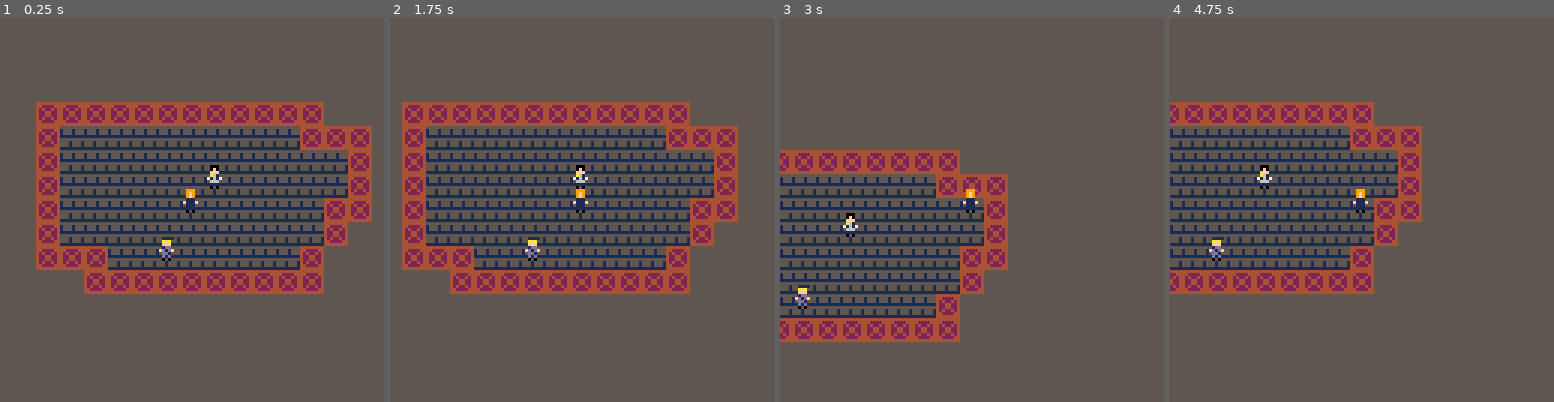
Above: before the commit, frames 1-4 (left to right).
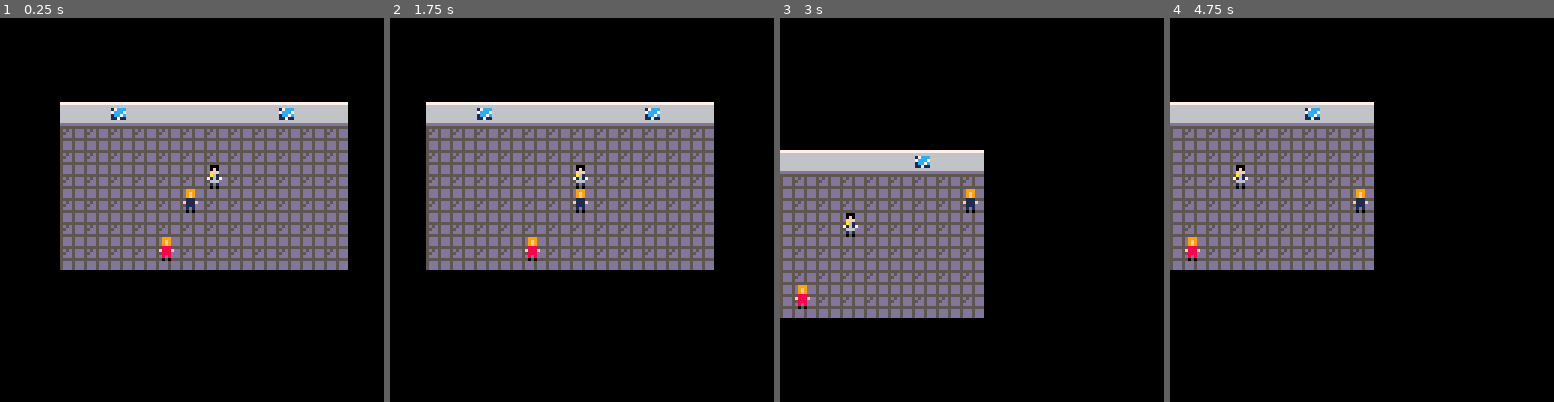
Above: after the commit, the same moments.

Repository: cpiod/mystery-in-amestris
Game: PICO-8 cartridge santa.p8
Two runs of this game, one before a commit and one after it. Both use one fixed random seed, a clock stepped at 60 frames per second and the inputs below.
Inputs:
- Up to frame 1 (0.25 s): no input
- Up to frame 2 (1.75 s): tap O (Z key) at 0.7, 1.7 s; hold Right from 1.6 s (still down)
- Up to frame 3 (3 s): release Right at 2.1 s; tap O (Z key) at 2.1, 2.5, 2.9 s; hold Up 2.15-2.42 s; hold Right from 2.47 s (still down)
- Up to frame 4 (4.75 s): release Right at 3.03 s; hold Left 3.08-3.58 s; tap O (Z key) every 0.4 s from 3.3 to 4.5 s; hold Down 3.63-3.97 s; hold Right 4.02-4.68 s; hold Up from 4.73 s (still down)

The runs differ from the first frame. In frame 1, 91% of the frame differs, in the area x 0-100%, y 0-100%; in frame 2, 91%; in frame 3, 94%; in frame 4, 94%.

Commit message:
Dialog and sprites

Diff:
--- a/santa.p8
+++ b/santa.p8
@@ -20,17 +20,18 @@
  -- 1=mustang
  -- 2=postman
  -- 3=apprentice
- npc={{id=1,x=10,y=3},{id=2,x=8,y=6}}
+ npc={{id=1,x=10,y=3},{id=4,x=8,y=6}}
+	palt(0,false)
+	palt(14,true)
 end
 
 function _draw()
  camx=p.x-60
  camy=p.y-60
  camera(camx,camy)
- cls(5)
-	palt(0,false)
-	palt(14,true)
-	--sspr(32,96,32,32,64,20,64,64,true)
+ cls(0)
+-- rectfill(camx,camy,camx+127,camy+127,0x12)
+ fillp(0)
 
 	map()
 	for n in all(npc) do
@@ -42,8 +43,11 @@
 end
 
 function _update60()
- if(mode==1) update_move()
- if(mode==2) update_diag()
+ if mode==1 then
+  update_move()
+ elseif mode==2 then
+  update_diag()
+ end
 end
 
 function update_diag()
@@ -54,6 +58,10 @@
   if(nb==0 or nb==nil) mode=1 else change_dial()
  end
 end
+
+-- si path>1 et answer!=path -> add bye
+-- si path==1 et pas answer -> no answer
+-- si path==0 -> bye/leave
 
 function change_dial()
  slct=1
@@ -62,7 +70,10 @@
   mode=1
  else
   d,a,path=dall[chat][nb],aall[chat][nb],pall[chat][nb]
-  if(a==nil) a={"bye"}
+  a=a or {}
+  path=path or {}
+  if(#path>1 and #a!=#path) add(a,"bye")
+  if(#path==0) a={"bye"}
  end
 end
 
@@ -97,111 +108,64 @@
  end
 end
 -->8
---dialog
-dmust={"first !\nblabla","you said yes","you said no"}
-dall={dmust}
-amust={{"yes","no","bye"},{"again","bye"}}
-aall={amust}
-pmust={{2,3},{1},{}}
-pall={pmust}
+--dialog system
 slct=1
 
-faces={208,212,216,220}
+faces={80,83,86,89}
+names={"rOY mUSTANG","aMELIA sMITH","oWEN lOCKE","aNNA bERKELEY"}
 -- nb: text id
 -- d=text, list of lines
 -- a=answers, list of lines
 -- s=current selected answers
+function cnt(t)
+ local i=0
+ for n=1,#t do
+  if(sub(t,n,n)=="\n") i+=1
+ end
+ return i
+end
+
 function prt_dial()
- spr(faces[chat],camx+5,camy,4,3)
- local i=0
- for n=1,#d do
-  if(sub(d,n,n)=="\n") i+=1
- end
+ local i=cnt(d)
  for t in all(a) do
-  for n=1,#t do
-   if(sub(t,n,n)=="\n") i+=1
+  i+=cnt(t)
+ end
+ local maxy=8+6*(i+#a)
+ deltay=98-maxy
+ spr(faces[chat],camx+5,camy+deltay,3,3)
+ for i=-1,1 do
+  for j=-1,1 do
+   print(names[chat],camx+30+i,camy+deltay+18+j,0)
   end
  end
- local maxy=8+6*(i+#a)
- rectfill(3+camx,24+camy,125+camx,maxy+camy+24,6)
- rect(3+camx,24+camy,125+camx,maxy+camy+24,7)
- cursor(5+camx,26+camy,0)
+ print(names[chat],camx+30,camy+deltay+18,6)
+ rectfill(3+camx,24+camy+deltay,125+camx,maxy+camy+24+deltay,6) rect(3+camx,24+camy+deltay,125+camx,maxy+camy+24+deltay,7)
+ cursor(5+camx,26+camy+deltay,0)
  print(d)
  for i=1,#a do
   if i==slct then
    color(12)
    print(">"..a[i])
   else
-    color(3)
-    print(" "..a[i])
+   color(13)
+   print(" "..a[i])
   end
  end
-
-end
-…(64 lines of a section not shown)…
+end
+-->8
+-- text
+
+-- prolog
+dpro={"my name is anna berkeley, but\nas a state alchemist i am\nknown as the mud alchemist.","page 2"}
+apro={}
+ppro={{2}}
+
+dmust={"first !\nblabla","you said yes","you said no","and so and so"}
+dall={dmust,{},{},dpro}
+amust={{"yes","no"},{"again"},{},{"why?"}}
+aall={amust,{},{},apro}
+pmust={{2,3,0},{1,0},{4},{1}}
+pall={pmust,{},{},ppro}
 
 
 
@@ -268,14 +232,13 @@
 
 
 __gff__
-0000000000000000000000000000000000000000000000000000000000000000000001000000000000000000000000000000000000000000000000000000000000000000000000000000000000000000000000000000000000000000000000000000000000000000000000000000000000000000000000000000000000000000
+0100000000000000000000000000000000000000000000000000000000000000000001010000000000000000000000000000000000000000000000000000000000000000000000000000000000000000000000000000000000000000000000000000000000000000000000000000000000000000000000000000000000000000
 0000000000000000000000000000000000000000000000000000000000000000000000000000000000000000000000000000000000000000000000000000000000000000000000000000000000000000000000000000000000000000000000000000000000000000000000000000000000000000000000000000000000000000
 __map__
-0000002222222222222222222222220000000000000000000000000000000000000000000000000000000000000000000000000000000000000000000000000000000000000000000000000000000000000000000000000000000000000000000000000000000000000000000000000000000000000000000000000000000000
-0000002220202020202020202020222222000000000000000000000000000000000000000000000000000000000000000000000000000000000000000000000000000000000000000000000000000000000000000000000000000000000000000000000000000000000000000000000000000000000000000000000000000000
-0000002220202020202020202020202022000000000000000000000000000000000000000000000000000000000000000000000000000000000000000000000000000000000000000000000000000000000000000000000000000000000000000000000000000000000000000000000000000000000000000000000000000000
-0000002220202020202020202020202022000000000000000000000000000000000000000000000000000000000000000000000000000000000000000000000000000000000000000000000000000000000000000000000000000000000000000000000000000000000000000000000000000000000000000000000000000000
-0000002220202020202020202020202222000000000000000000000000000000000000000000000000000000000000000000000000000000000000000000000000000000000000000000000000000000000000000000000000000000000000000000000000000000000000000000000000000000000000000000000000000000
-0000002220202020202020202020202200000000000000000000000000000000000000000000000000000000000000000000000000000000000000000000000000000000000000000000000000000000000000000000000000000000000000000000000000000000000000000000000000000000000000000000000000000000
-0000002222222020202020202020220000000000000000000000000000000000000000000000000000000000000000000000000000000000000000000000000000000000000000000000000000000000000000000000000000000000000000000000000000000000000000000000000000000000000000000000000000000000
-0000000000222222222222222222220000000000000000000000000000000000000000000000000000000000000000000000000000000000000000000000000000000000000000000000000000000000000000000000000000000000000000000000000000000000000000000000000000000000000000000000000000000000
+0000000022222322222222222223222200000000000000000000000000000000000000000000000000000000000000000000000000000000000000000000000000000000000000000000000000000000000000000000000000000000000000000000000000000000000000000000000000000000000000000000000000000000
+0000000020202020202020202020202000000000000000000000000000000000000000000000000000000000000000000000000000000000000000000000000000000000000000000000000000000000000000000000000000000000000000000000000000000000000000000000000000000000000000000000000000000000
+0000000020202020202020202020202000000000000000000000000000000000000000000000000000000000000000000000000000000000000000000000000000000000000000000000000000000000000000000000000000000000000000000000000000000000000000000000000000000000000000000000000000000000
+0000000020202020202020202020202000000000000000000000000000000000000000000000000000000000000000000000000000000000000000000000000000000000000000000000000000000000000000000000000000000000000000000000000000000000000000000000000000000000000000000000000000000000
+0000000020202020202020202020202000000000000000000000000000000000000000000000000000000000000000000000000000000000000000000000000000000000000000000000000000000000000000000000000000000000000000000000000000000000000000000000000000000000000000000000000000000000
+0000000020202020202020202020202000000000000000000000000000000000000000000000000000000000000000000000000000000000000000000000000000000000000000000000000000000000000000000000000000000000000000000000000000000000000000000000000000000000000000000000000000000000
+0000000020202020202020202020202000000000000000000000000000000000000000000000000000000000000000000000000000000000000000000000000000000000000000000000000000000000000000000000000000000000000000000000000000000000000000000000000000000000000000000000000000000000
Not shown, changed: 112 lines of the sprite sheet (__gfx__) section of santa.p8
Not shown, changed: atlas.aseprite
Not shown, changed: atlas.png
